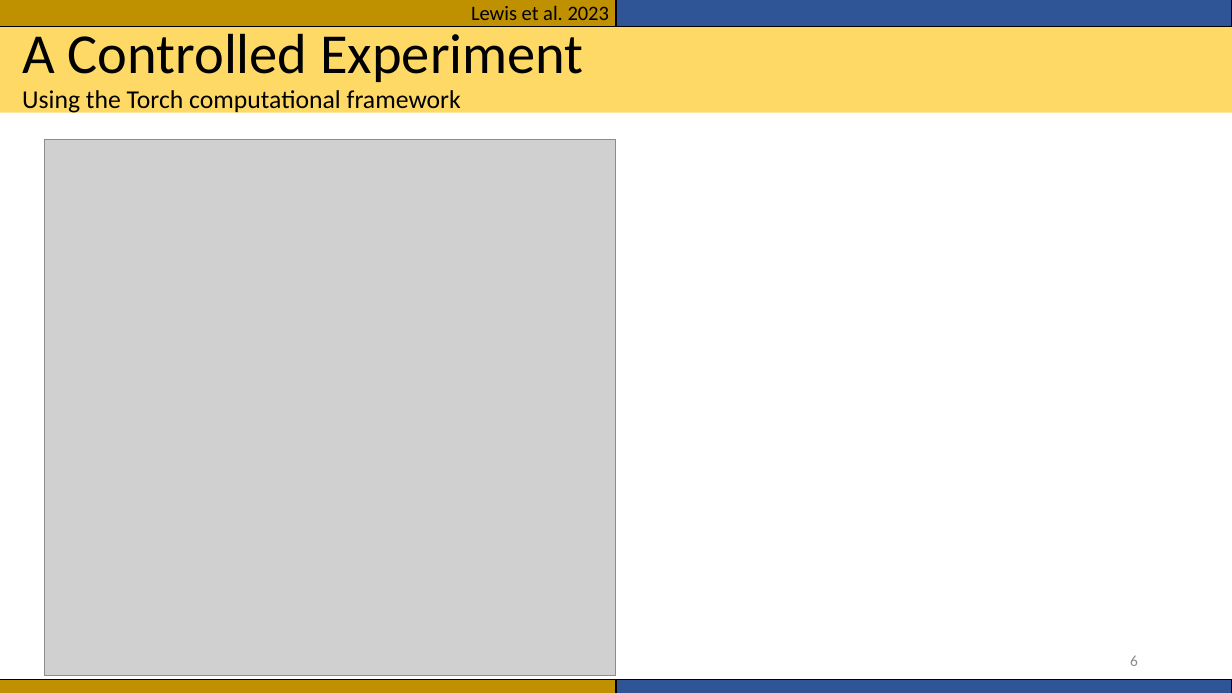
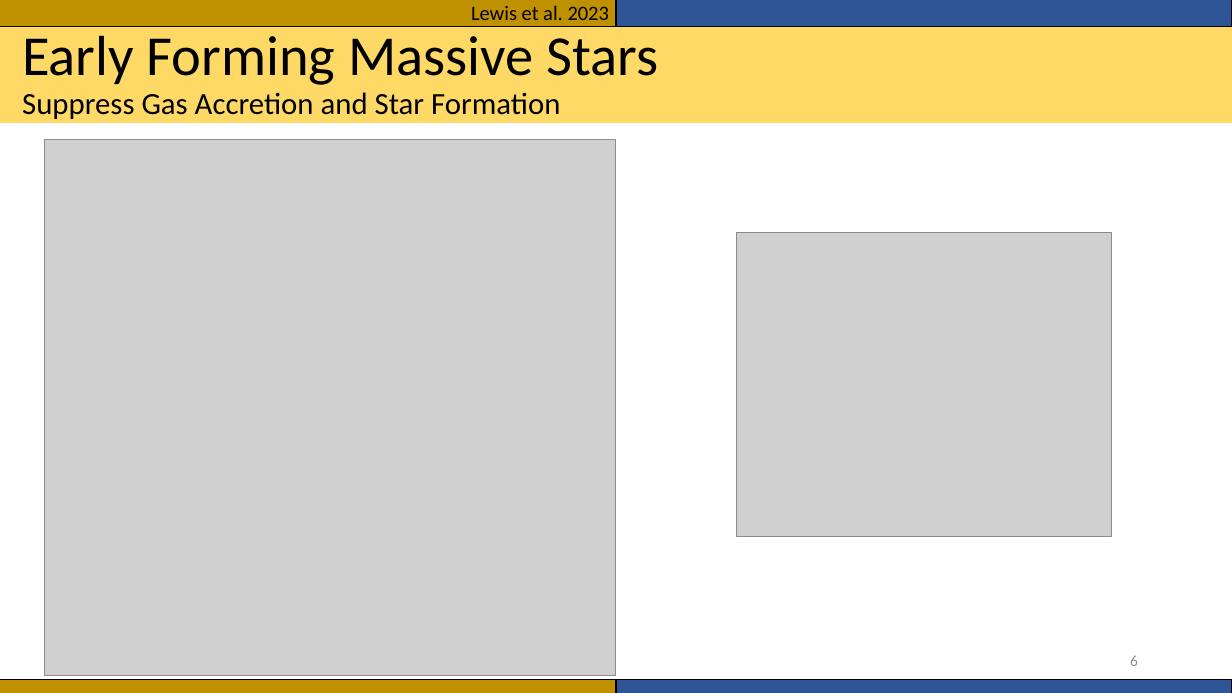
Before and after one commit to seanlabean/presentations, a slide deck: slide 6 of 2022Clusters/Presentation1.pptx. Drawn at 1232x693 pixels with LibreOffice and Linux fonts; fonts in the diff are those of the drawing; grey boxes stand for pictures. Boxes give left, top, right and bottom in pixels: in the first picture for what was removed or moved away, otherwise in the second. Text is boxed around its words. In the diff, an @@ line names an element or a change of style, - is before the commit and + after.

```diff
--- a/2022Clusters/Presentation1.pptx
+++ b/2022Clusters/Presentation1.pptx
@@ rectangle: place and size @@
-rectangle at <box>0,27,1232,113</box>
+rectangle at <box>0,27,1232,123</box>
@@ title at <box>22,35,658,119</box>: text changed; size 20 to 24 pt @@
-A Controlled Experiment
-Using the Torch computational framework
+Early Forming Massive Stars
+Suppress Gas Accretion and Star Formation
@@ picture added at <box>737,233,1112,537</box> @@
```
Also in this commit, not shown: 9 other slides changed.
